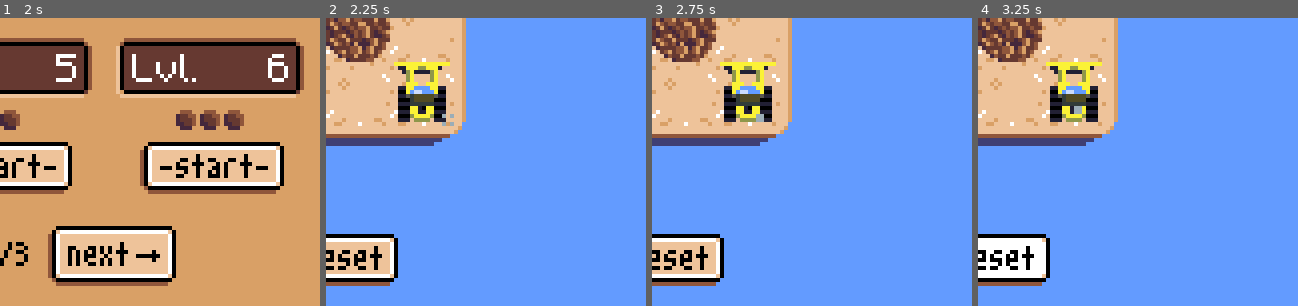
Above: before the commit, frames 1-4 (left to right).
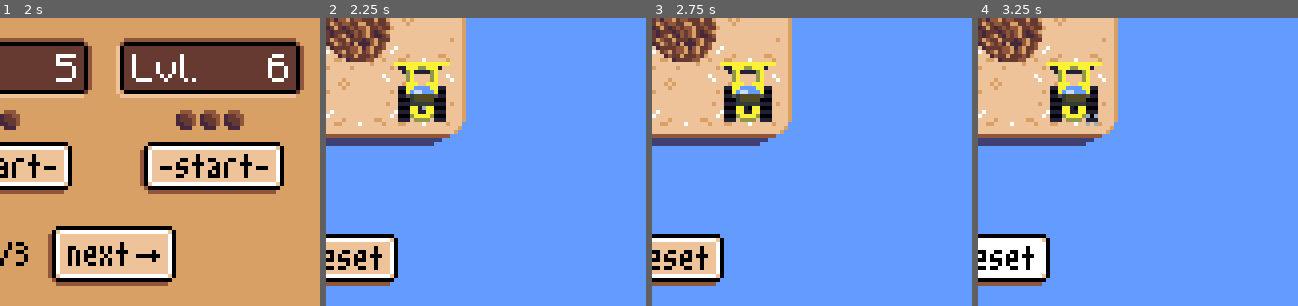
Above: after the commit, the same moments.

Repository: aludvik/Bouldering
Game: Godot game, scene res://Title/Title.tscn
Same seed, same stepped clock (60 frames per second), same inputs: the game is played once before the commit and once after it.
Inputs (mouse positions are % of the whole screen's width and height, from its top left):
- Up to frame 1 (2 s): click (50, 87) at 0.5 s; click (21, 67) at 1.25 s
- Up to frame 2 (2.25 s): click (17, 43) at 2.02 s
- Up to frame 3 (2.75 s): no input
- Up to frame 4 (3.25 s): click (50, 92) at 2.75 s
The pictures show only the part of the screen within x 50-100%, y 50-100%; the shares and areas given below are measured in that part.

Frame 1 is identical in both runs. In frame 2, less than 0.1% of the frame differs, in the area x 30-40%, y 30-38%; in frame 3, less than 0.1%; in frame 4, 0.1%, in the area x 30-38%, y 30-38%.

Commit message:
Save user progress and settings

Diff:
--- a/Level/Level.gd
+++ b/Level/Level.gd
@@ -5,6 +5,8 @@
 onready var Buried = $Pieces/Buried.duplicate()
 onready var Hole = $Pieces/Hole.duplicate()
 onready var Stone = $Pieces/Stone.duplicate()
+
+onready var level = State.get_current_level_data()
 
 export(int) var speed = 9
 
@@ -27,19 +29,18 @@
 var remaining = 0
 
 func _ready():
+	clear_extra_boards()
 	load_level()
 
 func load_level():
-	var level = State.get_current_level_data()
 	remaining = 0
-	clear_extra_boards(level.size)
 	clear_pieces()
-	populate_pieces_from_leve(level)
+	populate_pieces_from_level()
 
-func clear_extra_boards(size):
-	for s in range(4, 7):
-		if s != size:
-			var board = get_node(String(s))
+func clear_extra_boards():
+	for size in range(4, 7):
+		if size != level.size:
+			var board = get_node(String(size))
 			if board != null:
 				remove_child(board)
 				board.queue_free()
@@ -49,7 +50,7 @@
 		$Pieces.remove_child(piece)
 		piece.queue_free()
 
-func populate_pieces_from_leve(level):
+func populate_pieces_from_level():
 	var grid = get_node(String(level.size) + "/Grid")
 	var origin = Vector2(grid.margin_left, grid.margin_top)
 	for i in range(level.cells.size()):
@@ -135,8 +136,8 @@
 	if filled != null:
 		var new_buried = create_piece("Buried")
 		new_buried.position = filled["hole"].position
-		remove_child(filled["hole"])
-		remove_child(filled["boulder"])
+		$Pieces.remove_child(filled["hole"])
+		$Pieces.remove_child(filled["boulder"])
 		$Pieces.add_child(new_buried)
 		filled = null
 		remaining -= 1
@@ -146,6 +147,7 @@
 		$ResetButton.hide()
 		$Success.show()
 		State.mark_current_level_complete()
+		State.save_state()
 
 func _on_move_completed():
 	moving = false
--- a/Level/Level.tscn
+++ b/Level/Level.tscn
@@ -676,7 +676,6 @@
 
 [node name="AnimatedSprite" type="AnimatedSprite" parent="Tractor"]
 frames = SubResource( 10 )
-frame = 5
 playing = true
 
 [node name="Tween" type="Tween" parent="Tractor"]
--- a/Options/OnOffOption.gd
+++ b/Options/OnOffOption.gd
@@ -20,8 +20,10 @@
 
 func _on_OnButton_pressed():
 	State.set(state_key, false)
+	State.save_state()
 	show_off_button()
 
 func _on_OffButton_pressed():
 	State.set(state_key, true)
+	State.save_state()
 	show_on_button()
--- a/Options/ResolutionOption.gd
+++ b/Options/ResolutionOption.gd
@@ -10,6 +10,7 @@
 	assert(size >= 1 && size <= 4)
 	make_active_button(size)
 	State.resolution = size
+	State.save_state()
 
 func make_active_button(size: int):
 	for i in range(1, 5):
--- a/State.gd
+++ b/State.gd
@@ -16,18 +16,44 @@
 var music: bool = true
 var sfx: bool = true
 var resolution: int = 2 setget resolution_set
-
-func _ready():
-	resolution_set(resolution)
-
-# Helper functions
 func resolution_set(size):
 	resolution = size
 	var viewport = get_tree().get_root()
 	OS.window_size = viewport.size * size
 
+func _ready():
+	load_state()
+	resolution_set(resolution)
+
+# Helper functions
+
+var location = "user://savedata"
+
+func save_state():
+	var save_file = File.new()
+	save_file.open(location, File.WRITE)
+	save_file.store_line(to_json(completion))
+	save_file.store_line(to_json(music))
+	save_file.store_line(to_json(sfx))
+	save_file.store_line(to_json(resolution))
+	save_file.close()
+	print("saved game")
+
+func load_state():
+	var save_file = File.new()
+	if not save_file.file_exists(location):
+		return
+	save_file.open(location, File.READ)
+	completion = parse_json(save_file.get_line())
+	music = parse_json(save_file.get_line())
+	sfx = parse_json(save_file.get_line())
+	resolution = parse_json(save_file.get_line())
+	save_file.close()
+
 func reset_progress():
 	print("Reset progress")
+
+# Getters and setters
 
 func get_current_level_data():
 	return levels[world][level]
@@ -39,10 +65,10 @@
 	return levels[world].size()
 
 func get_current_world_level_completion(lvl):
-	return completion[world].has(lvl)
+	return completion[world].has(String(lvl))
 
 func mark_current_level_complete():
-	completion[world][level] = true
+	completion[world][String(level)] = true
 
 func is_moss_world_unlocked():
 	return levels["Rock"].size() == completion["Rock"].size()
